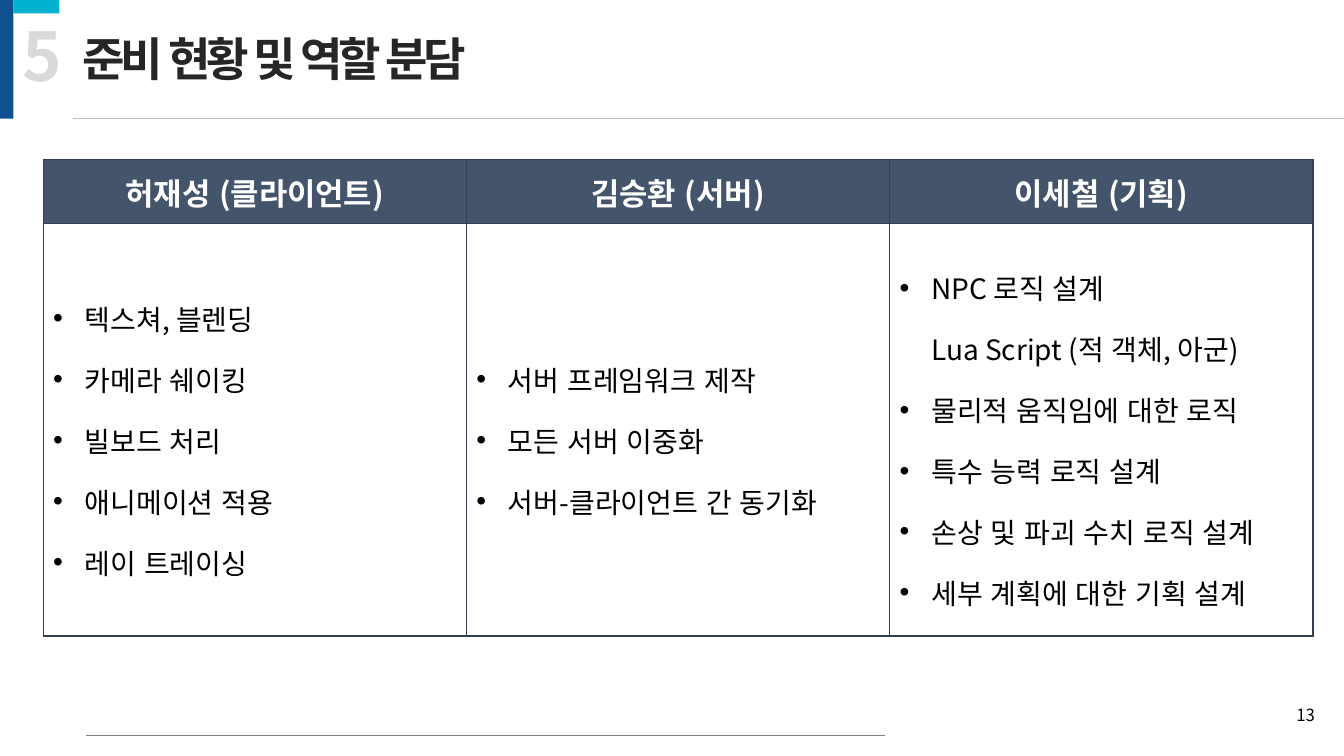
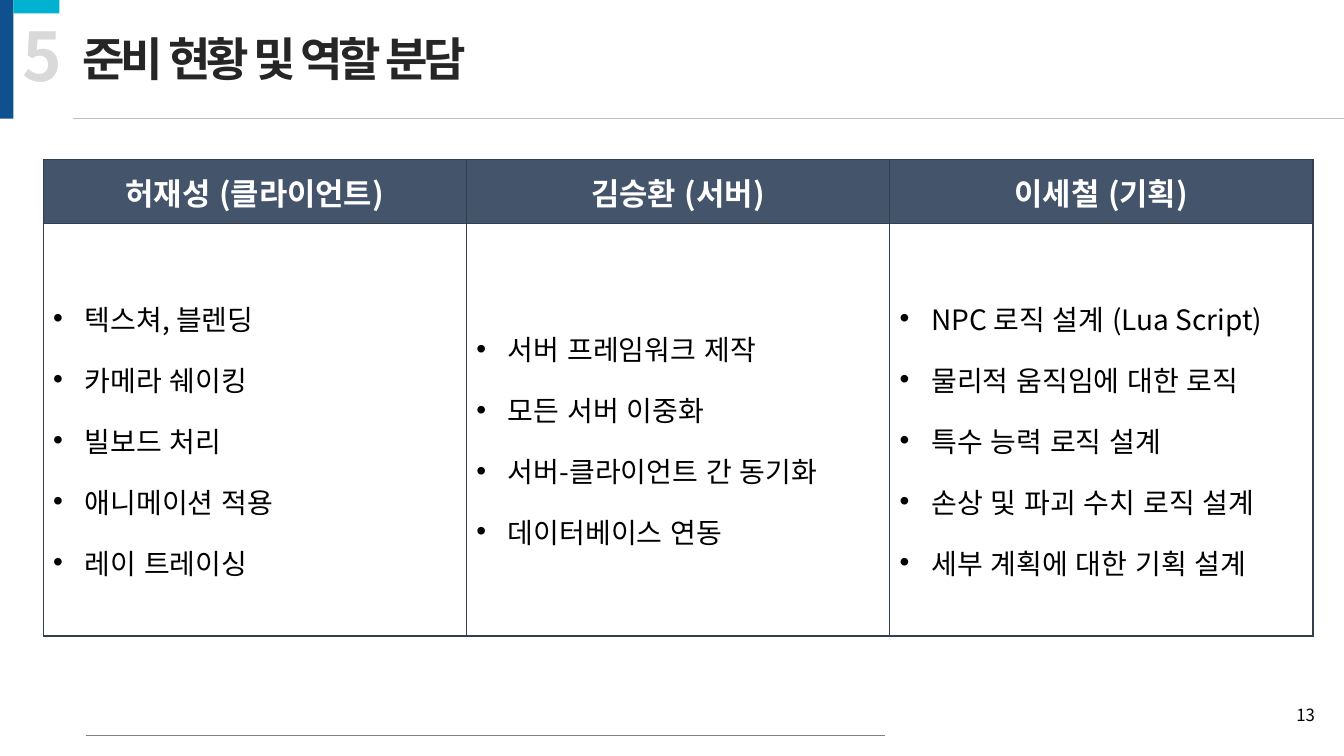
Before and after one commit to kiption/XD, a slide deck: slide 13 of 졸작_기획/[수정][제안서] Revenger_김승환_허재성_이세철.pptx. Drawn at 1344x756 pixels with LibreOffice and Linux fonts; fonts in the diff are those of the drawing. Boxes give left, top, right and bottom in pixels: in the first picture for what was removed or moved away, otherwise in the second. Text is boxed around its words. In the diff, an @@ line names an element or a change of style, - is before the commit and + after.

```diff
--- a/졸작_기획/[수정][제안서] Revenger_김승환_허재성_이세철.pptx
+++ b/졸작_기획/[수정][제안서] Revenger_김승환_허재성_이세철.pptx
@@ table at [43,159,1314,635] @@
-row 2, column 2: 서버 프레임워크 제작 / 모든 서버 이중화 / 서버-클라이언트 간 동기화
+row 2, column 2: 서버 프레임워크 제작 / 모든 서버 이중화 / 서버-클라이언트 간 동기화 / 데이터베이스 연동
-row 2, column 3: NPC 로직 설계 Lua Script (적 객체, 아군) / 물리적 움직임에 대한 로직 / 특수 능력 로직 설계 / 손상 및 파괴 수치 로직 설계 / 세부 계획에 대한 기획 설계
+row 2, column 3: NPC 로직 설계 (Lua Script) / 물리적 움직임에 대한 로직 / 특수 능력 로직 설계 / 손상 및 파괴 수치 로직 설계 / 세부 계획에 대한 기획 설계
```
Also in this commit, not shown: 1 other slide changed.
